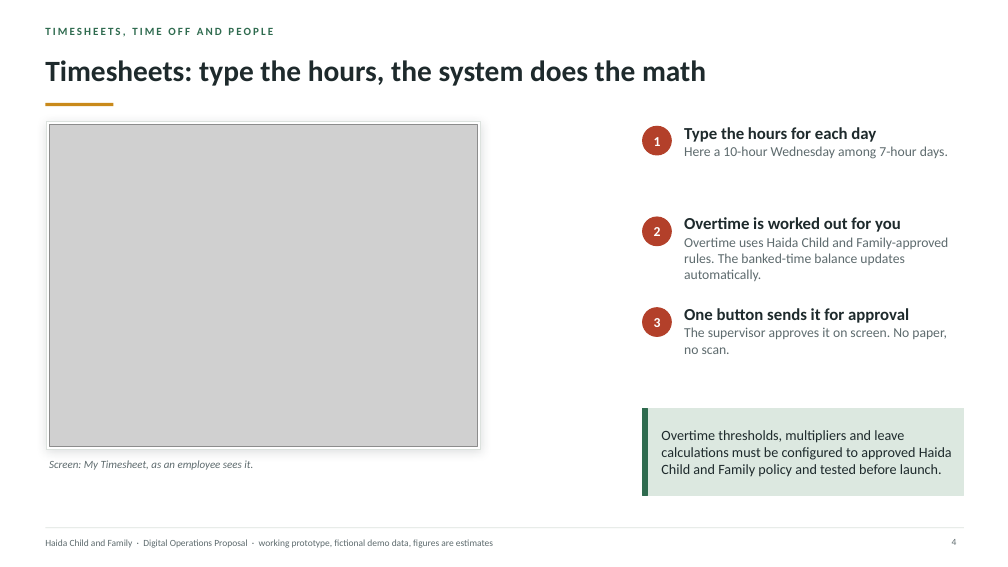
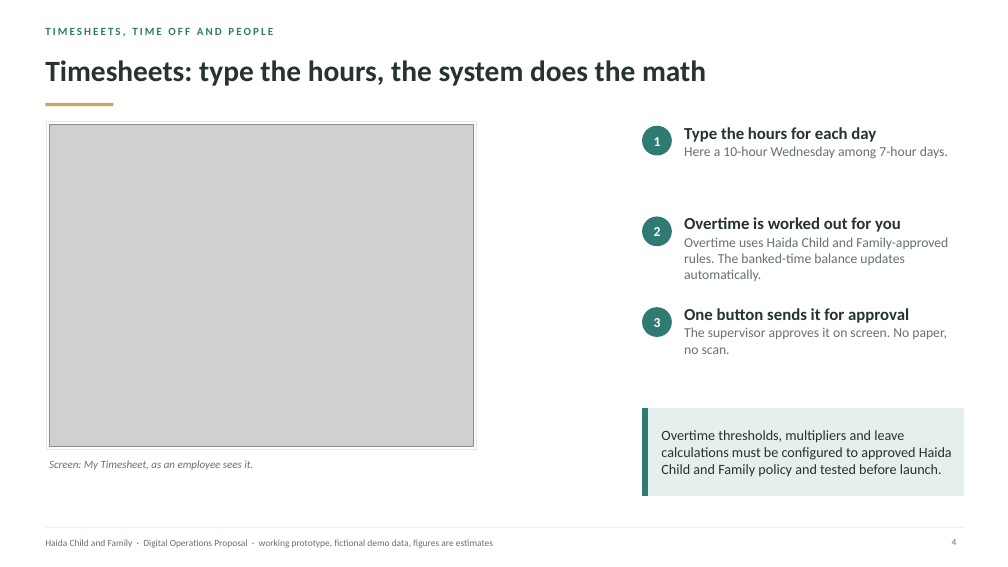
Before and after one commit to AndalibOlee/Portfolio, a slide deck: slide 4 of demo-platform/docs/Haida_Child_and_Family_Executive_Digital_Operations_Proposal.pptx. Drawn at 1008x567 pixels with LibreOffice and Linux fonts; fonts in the diff are those of the drawing; grey boxes stand for pictures. Boxes give left, top, right and bottom in pixels: in the first picture for what was removed or moved away, otherwise in the second. Text is boxed around its words. In the diff, an @@ line names an element or a change of style, - is before the commit and + after.

```diff
--- a/demo-platform/docs/Haida_Child_and_Family_Executive_Digital_Operations_Proposal.pptx
+++ b/demo-platform/docs/Haida_Child_and_Family_Executive_Digital_Operations_Proposal.pptx
@@ text "TIMESHEETS, TIME OFF AND PEOPLE" at <box>45,27,273,36</box>: text colour #2F6B4F to #2F7A72 @@
@@ rectangle at <box>45,103,113,106</box>: fill #C98A1B to #C9A45C @@
@@ rectangle: place and size @@
-rectangle at <box>46,122,481,449</box>
+rectangle at <box>46,122,477,449</box>
@@ rectangle at <box>46,122,477,449</box>: outline #DCE2DE 0.75 pt to #E2E9E5 0.75 pt; shadow off @@
@@ picture: place and size @@
-picture at <box>49,125,478,446</box>
+picture at <box>49,125,474,446</box>
@@ fill #B3402A to #2F7A72; outline #B3402A 1 pt to #2F7A72 1 pt in 3 elements at <box>643,126,671,155</box>, <box>643,217,671,246</box>, <box>643,308,671,337</box> @@
@@ rectangle at <box>643,408,964,495</box>: fill #DCE8E0 to #E5EFEB; outline #DCE8E0 1 pt to #E5EFEB 1 pt @@
@@ rectangle at <box>643,408,647,495</box>: fill #2F6B4F to #2F7A72; outline #2F6B4F 1 pt to #2F7A72 1 pt @@
@@ text "Screen: My Timesheet, as an ..." at <box>49,460,253,470</box>: text colour #5E6B6E to #66736F @@
```
Also in this commit, not shown: 21 other slides changed, 32 other files.
